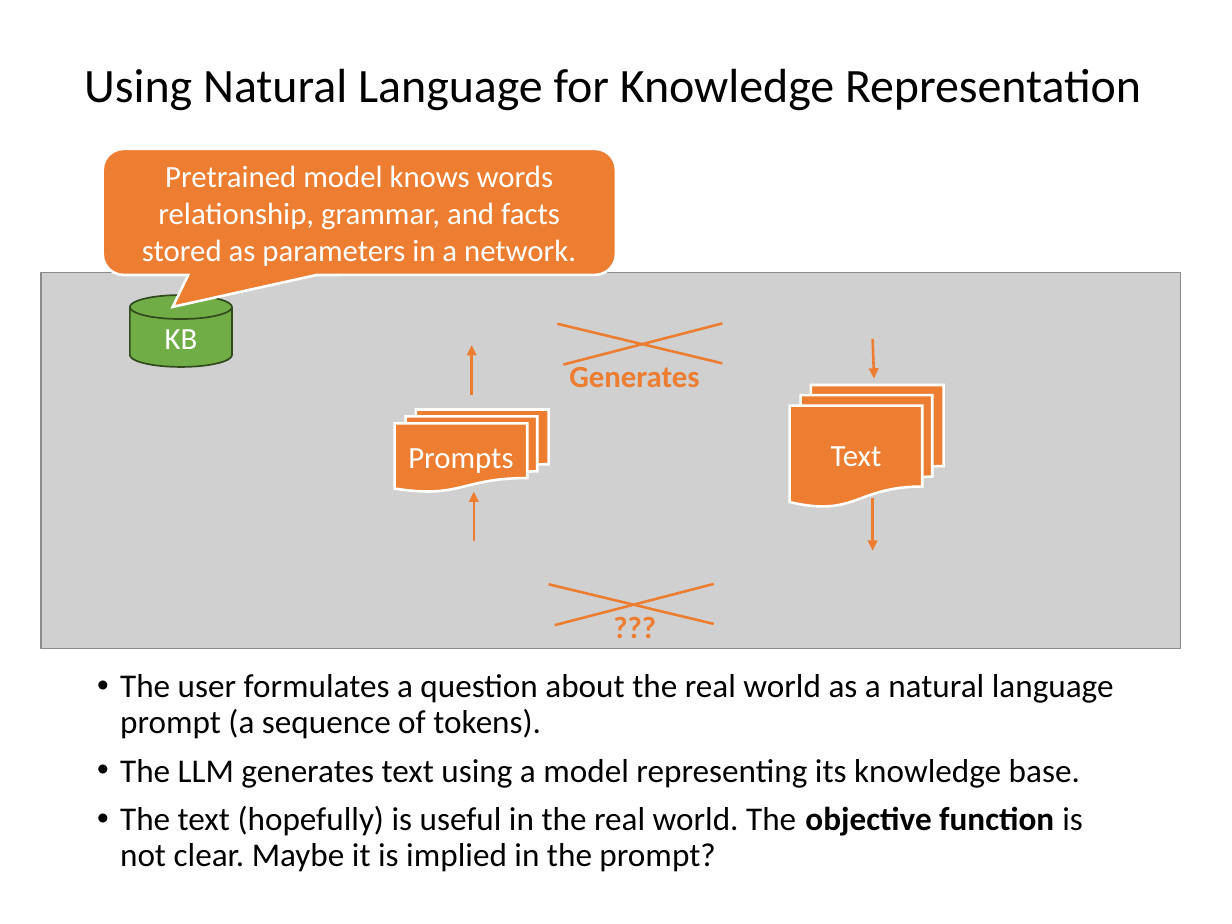
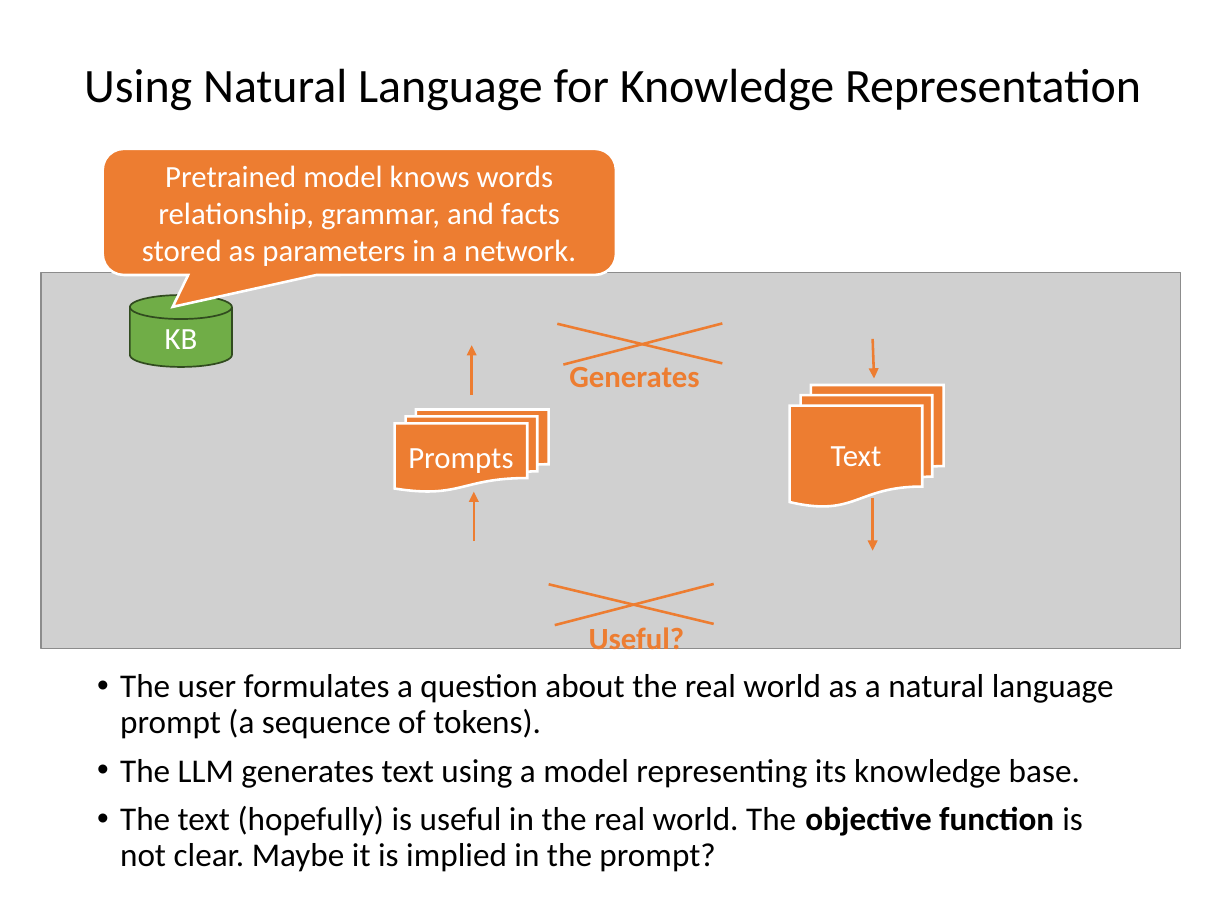
Before and after one commit to mhahsler/CS7320-AI, a slide deck: slide 11 of slides/07_knowledge-based.pptx. Drawn at 1232x924 pixels with LibreOffice and Linux fonts; fonts in the diff are those of the drawing; grey boxes stand for pictures. Boxes give left, top, right and bottom in pixels: in the first picture for what was removed or moved away, otherwise in the second. Text is boxed around its words. In the diff, an @@ line names an element or a change of style, - is before the commit and + after.

```diff
--- a/slides/07_knowledge-based.pptx
+++ b/slides/07_knowledge-based.pptx
@@ text at (589, 627, 685, 657): text changed @@
-???
+Useful?
```
Also in this commit, not shown: 3 other slides changed, 1 other file.
